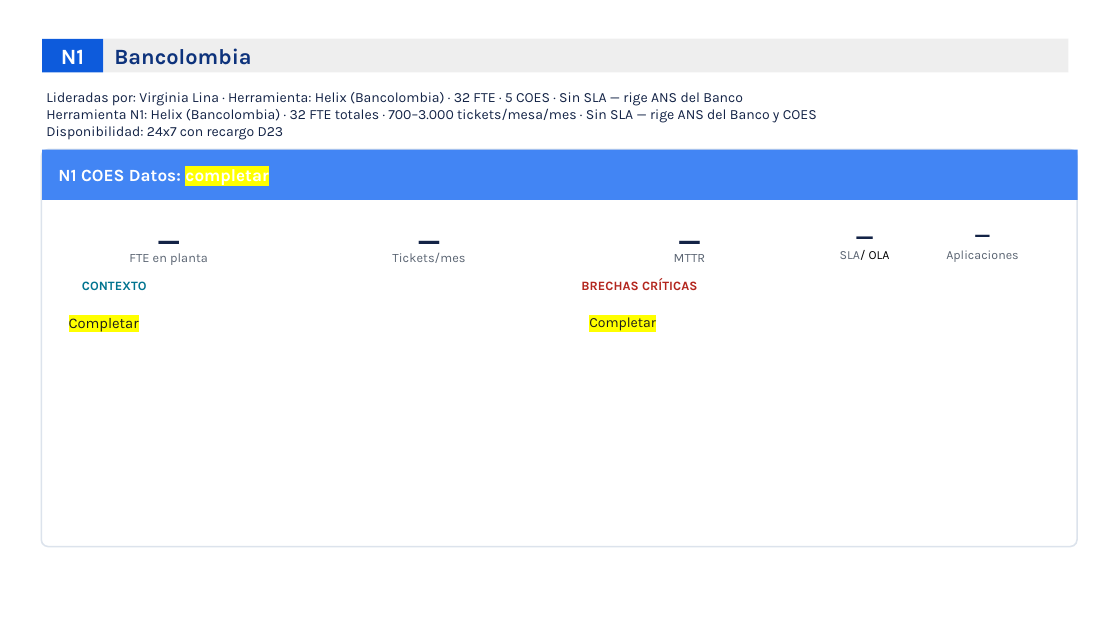
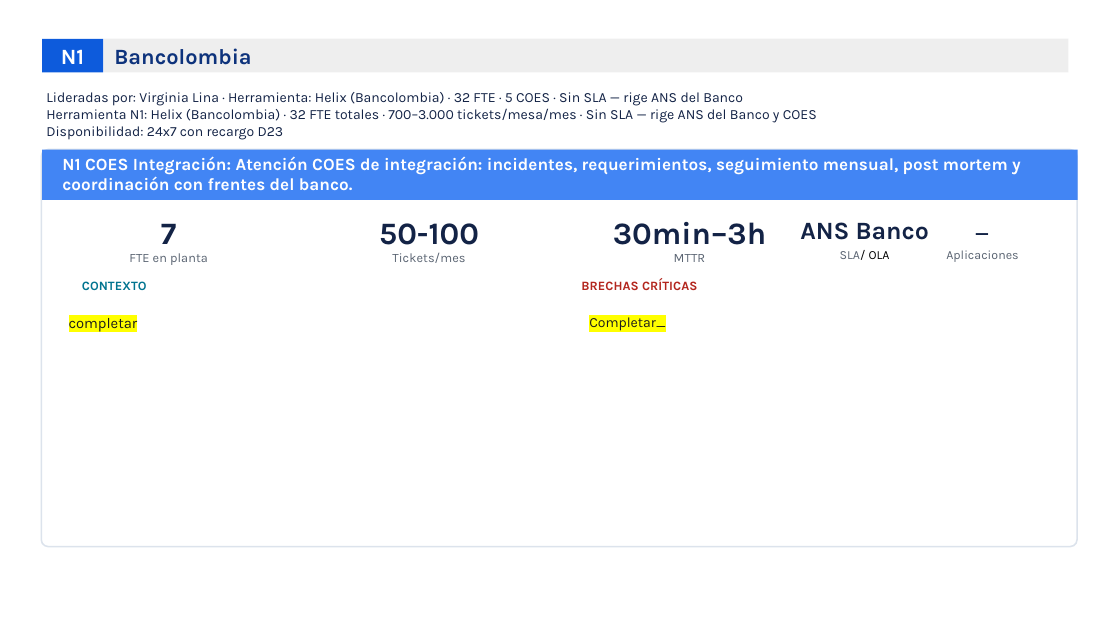
Before and after one commit to nataliazarthapersonalsoft/mesadeservicio-modernizacionaplicaciones, a slide deck: slide 16 of 02-Ingenieria/01-investigacion_operaciones/04-lecciones_aprendidas/Levantar lecciones aprendidas mesas actuales.pptx (slide 31 before the commit). Drawn at 1120x630 pixels with LibreOffice and Linux fonts; fonts in the diff are those of the drawing; background and template pictures are left out. Boxes give left, top, right and bottom in pixels: in the first picture for what was removed or moved away, otherwise in the second. Text is boxed around its words. In the diff, an @@ line names an element or a change of style, - is before the commit and + after.

```diff
--- a/02-Ingenieria/01-investigacion_operaciones/04-lecciones_aprendidas/Levantar lecciones aprendidas mesas actuales.pptx
+++ b/02-Ingenieria/01-investigacion_operaciones/04-lecciones_aprendidas/Levantar lecciones aprendidas mesas actuales.pptx
@@ text at (62, 156, 1021, 190): text changed @@
-N1 COES Datos: completar
+N1 COES Integración: Atención COES de integración: incidentes, requerimientos, seguimiento mensual, post mortem y coordinación con frentes del banco.
@@ text "_": place and size @@
-text "_" at (865, 199, 1100, 259)
+text "_" at (923, 198, 1040, 258)
@@ text "_" at (923, 198, 1040, 258): size 14 to 12 pt @@
@@ text at (161, 223, 176, 244): text changed @@
-_
+7
@@ text at (379, 223, 479, 245): text changed @@
-_
+50-100
@@ text at (613, 222, 766, 245): text changed @@
-_
+30min–3h
@@ text at (800, 222, 929, 240): text changed @@
-_
+ANS Banco
@@ text at (69, 314, 138, 332): text changed @@
-Completar
+completar
@@ text at (589, 314, 666, 331): text changed @@
-Completar
+Completar_
```
Also in this commit, not shown: 10 other slides changed, 7 slides added, 33 slides removed, 9 other files.
